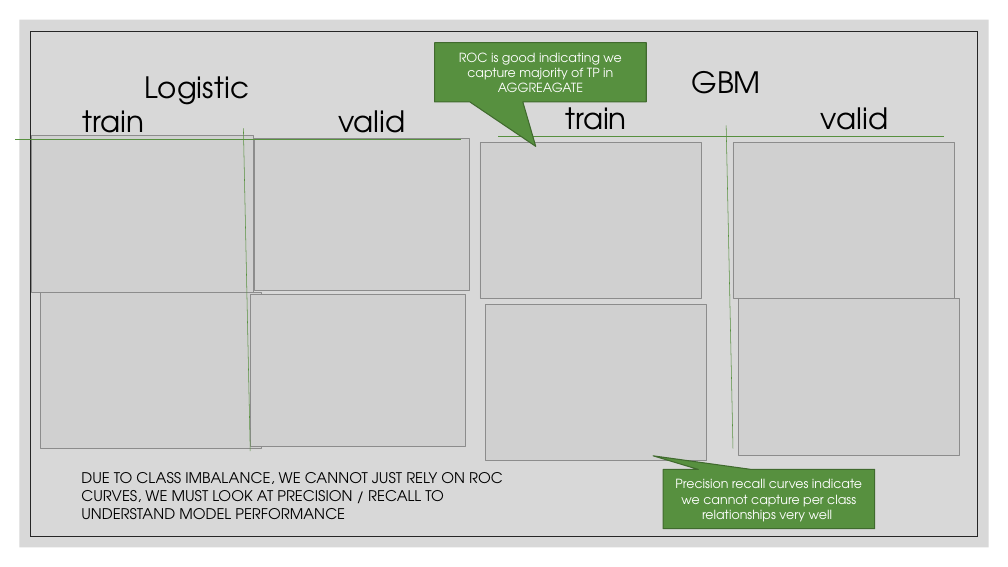
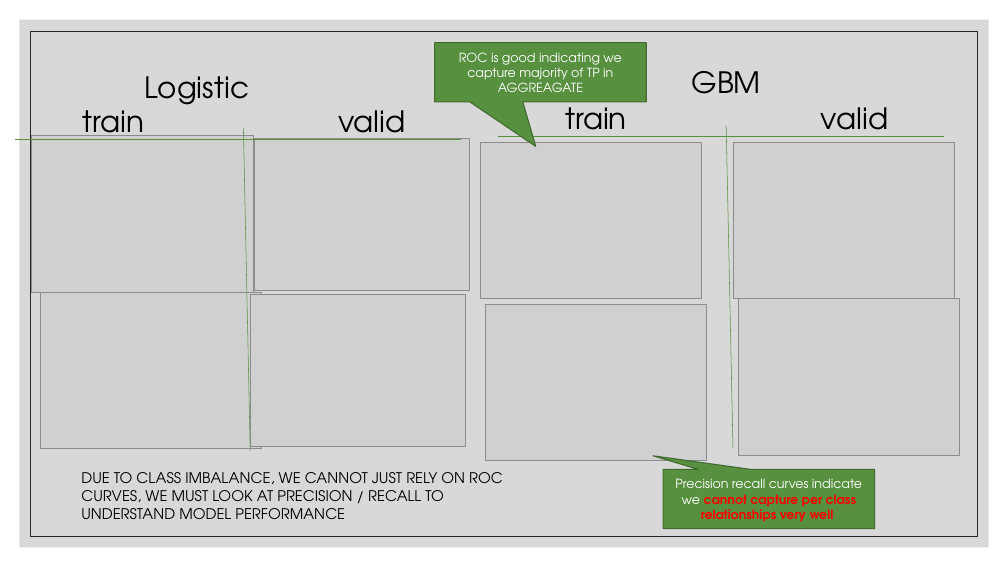
Before and after one commit to zack-carideo/qas4_casestudy, a slide deck: slide 15 of CFPB Complaint Modeling.pptx (slide 24 before the commit). Drawn at 1008x567 pixels with LibreOffice and Linux fonts; fonts in the diff are those of the drawing; grey boxes stand for pictures. Boxes give left, top, right and bottom in pixels: in the first picture for what was removed or moved away, otherwise in the second. Text is boxed around its words. In the diff, an @@ line names an element or a change of style, - is before the commit and + after.

```diff
--- a/CFPB Complaint Modeling.pptx
+++ b/CFPB Complaint Modeling.pptx
@@ speech box "Precision recall curves indicate we ..." at <box>663,470,875,529</box>: text colour #FFFFFF to #FF0000, bold on in "cannot capture per class relationships very well" @@
```
Also in this commit, not shown: 14 other slides changed, 1 slide added, 1 slide removed.
